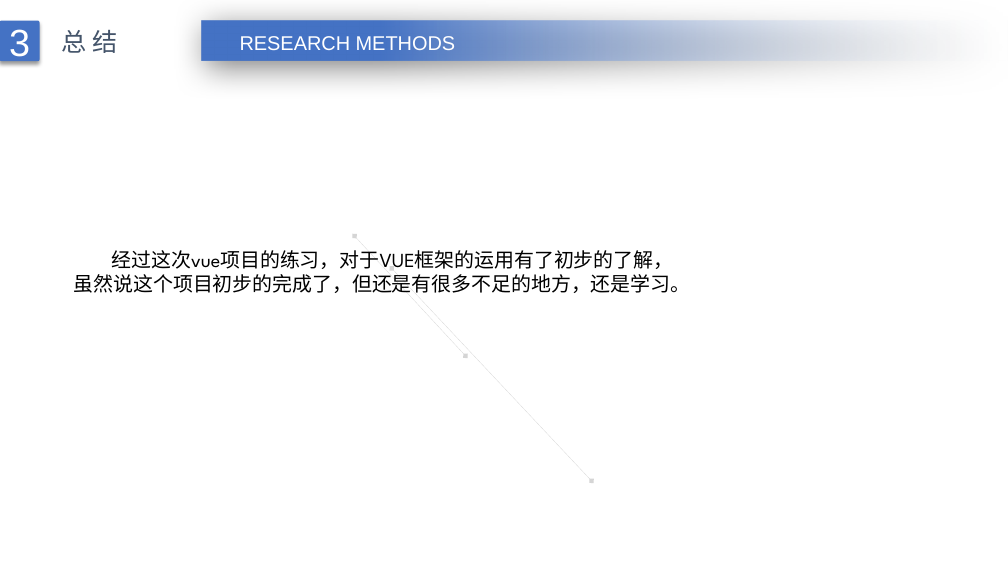
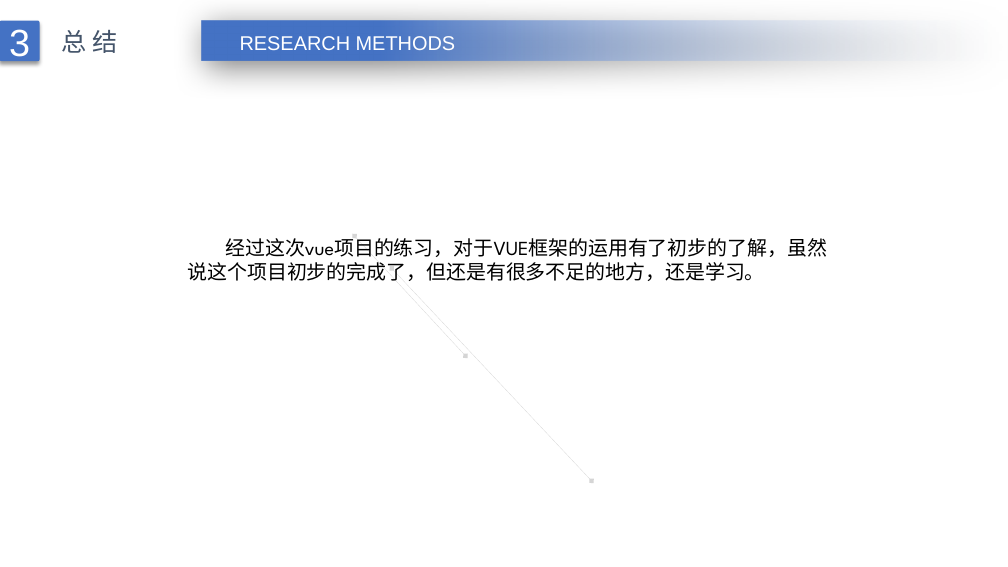
Before and after one commit to liujianhang1314/youGou, a slide deck: slide 17 of 刘建行.pptx (slide 14 before the commit). Drawn at 1008x567 pixels with LibreOffice and Linux fonts; fonts in the diff are those of the drawing; background and template pictures are left out. Boxes give left, top, right and bottom in pixels: in the first picture for what was removed or moved away, otherwise in the second. Text is boxed around its words. In the diff, an @@ line names an element or a change of style, - is before the commit and + after.

```diff
--- a/刘建行.pptx
+++ b/刘建行.pptx
@@ text "经过这次vue项目的练习，对于VUE框架的运用有了初步的了解，虽然说这个项目初步的完成了，但还是有很多不足的地方，还是学 ..." rewrapped from <box>74,250,691,293</box> to <box>188,234,827,281</box> @@
```
Also in this commit, not shown: 6 other slides changed, 5 slides added, 2 slides removed, 19 other files.
